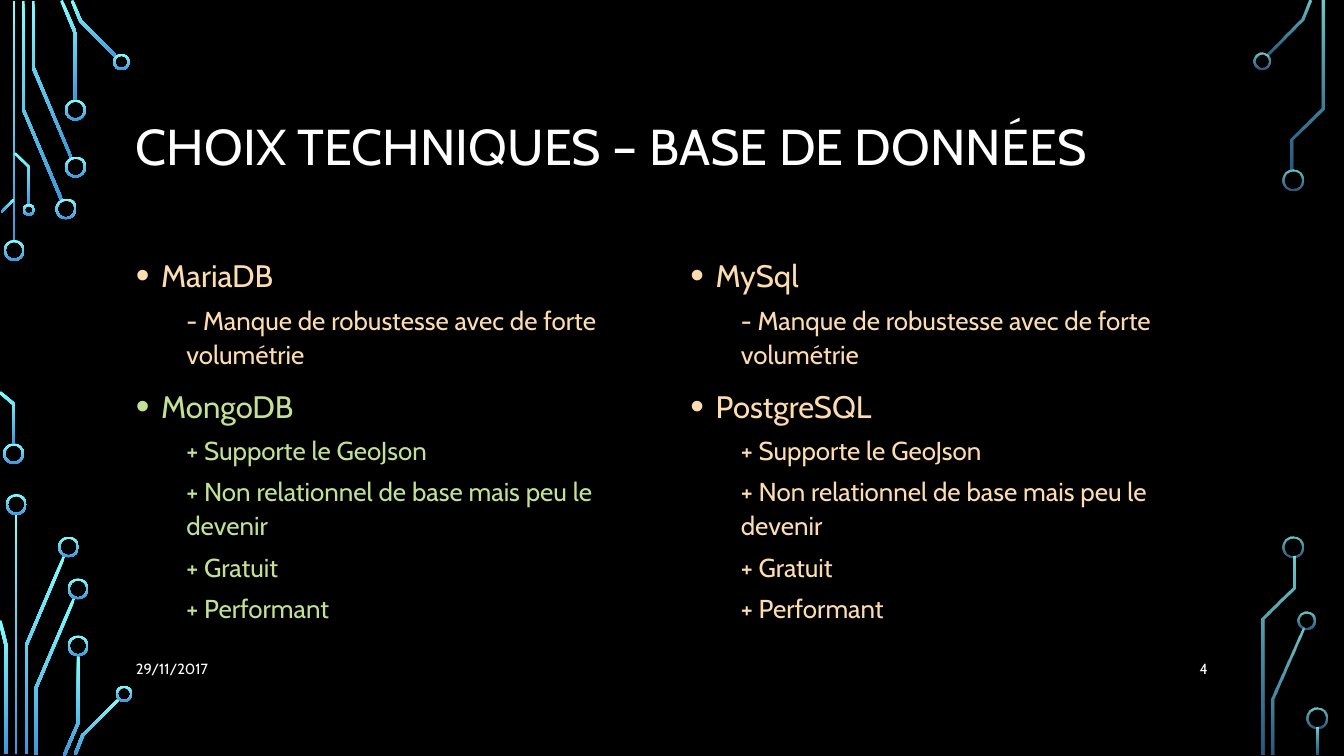
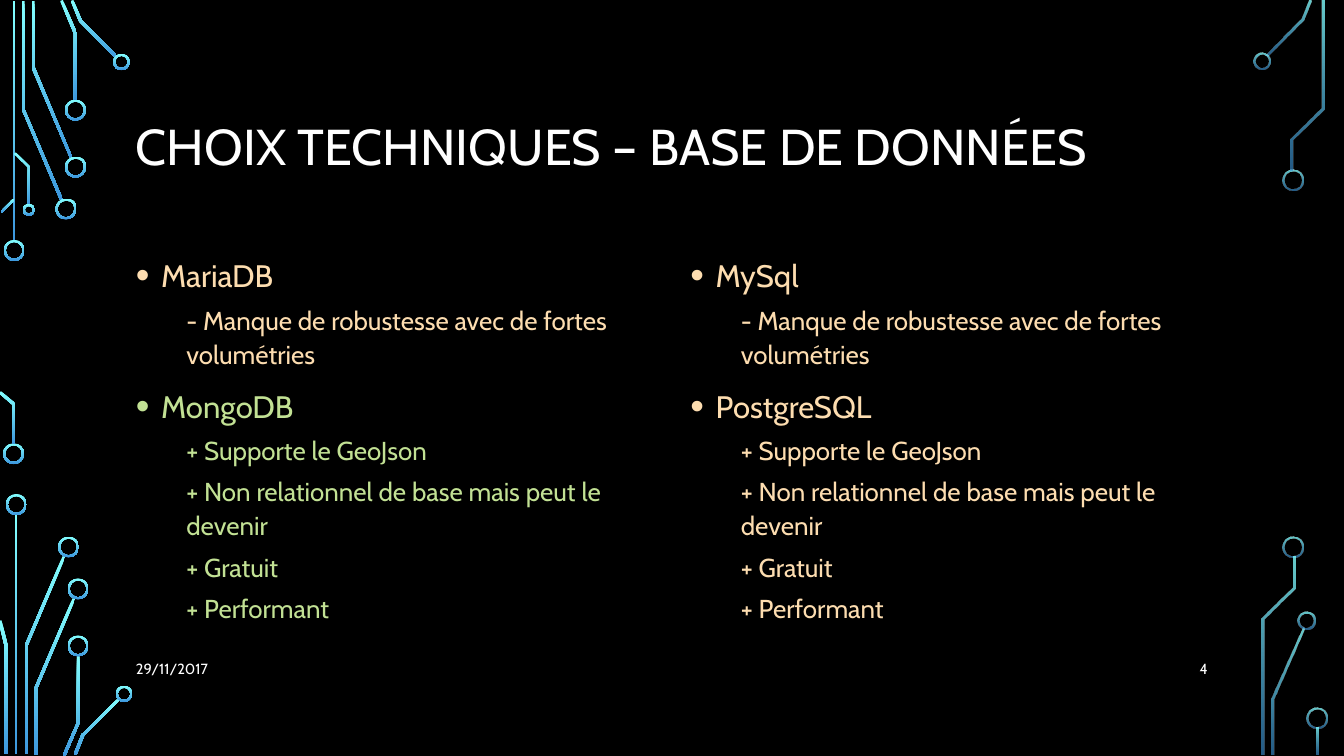
Before and after one commit to Julienbtn/cloud-project-equipe-7, a slide deck: slide 4 of Presentation Cloud.pptx. Drawn at 1344x756 pixels with LibreOffice and Linux fonts; fonts in the diff are those of the drawing; background and template pictures are left out. Boxes give left, top, right and bottom in pixels: in the first picture for what was removed or moved away, otherwise in the second. Text is boxed around its words. In the diff, an @@ line names an element or a change of style, - is before the commit and + after.

```diff
--- a/Presentation Cloud.pptx
+++ b/Presentation Cloud.pptx
@@ text at [186, 310, 606, 365]: text changed @@
-  - Manque de robustesse avec de forte volumétrie
+  - Manque de robustesse avec de fortes volumétries
@@ text at [741, 310, 1161, 365]: text changed @@
-  - Manque de robustesse avec de forte volumétrie
+  - Manque de robustesse avec de fortes volumétries
@@ text at [186, 481, 601, 536]: text changed @@
-  + Non relationnel de base mais peu le devenir
+  + Non relationnel de base mais peut le devenir
@@ text at [741, 481, 1155, 536]: text changed @@
-  + Non relationnel de base mais peu le devenir
+  + Non relationnel de base mais peut le devenir
```
Also in this commit, not shown: 4 other slides changed.
